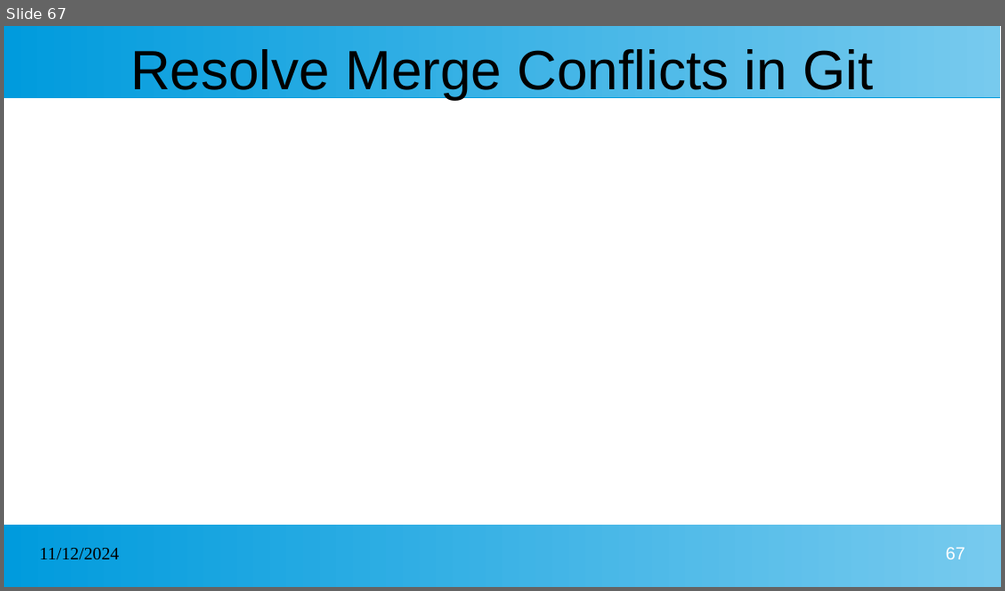
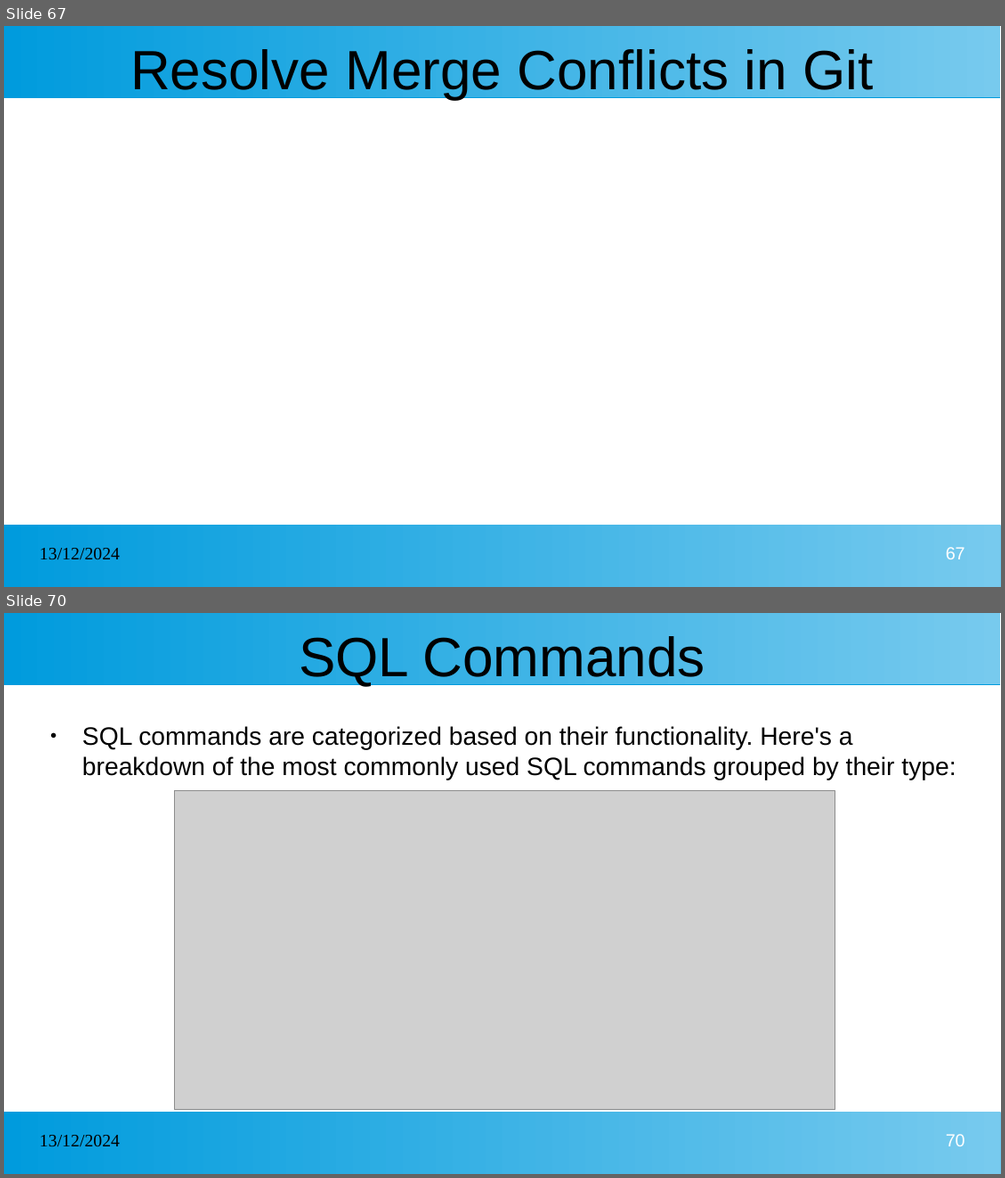
Before and after one commit to kcharankumar/MLA_Java_Arya, a slide deck: MLA Java Arya 1st week.pptx. Shown one above the other, each under a label of ours: slide 67 before the commit, slides 67 and 70 after it; the slides between them are not shown. The pictures are 1005x591 and 1005x1178 pixels, drawn with LibreOffice and Linux fonts; fonts in the diff are those of the drawing; grey boxes stand for pictures. Boxes give left, top, right and bottom in pixels: in the first picture for what was removed or moved away, otherwise in the second. Text is boxed around its words. In the diff, an @@ line names an element or a change of style, - is before the commit and + after.

```diff
--- a/MLA Java Arya 1st week.pptx
+++ b/MLA Java Arya 1st week.pptx
@@ slide 70 added at bbox=[4, 613, 1001, 1174], background #FFFFFF; not listed: 2 template elements that a slide beside it also shows @@
@@ title added at bbox=[299, 636, 704, 686], 44 pt, text #000000 @@
+SQL Commands
@@ text added at bbox=[82, 726, 955, 780], 20 pt, text #000000 @@
+● SQL commands are categorized based on their functionality. Here's a breakdown of the most commonly used SQL commands grouped by their type:
@@ picture added at bbox=[174, 791, 835, 1110] @@
@@ text added at bbox=[40, 1135, 120, 1147], 14 pt, text #000000 @@
+13/12/2024
@@ page number added at bbox=[946, 1134, 965, 1146], 14 pt, text #FFFFFF @@
+70
@@ slide 67 changed as well @@
@@ text at bbox=[40, 548, 120, 560]: text changed @@
-11/12/2024
+13/12/2024
```
Also in this commit, not shown: 66 other slides changed, 38 other slides added.
